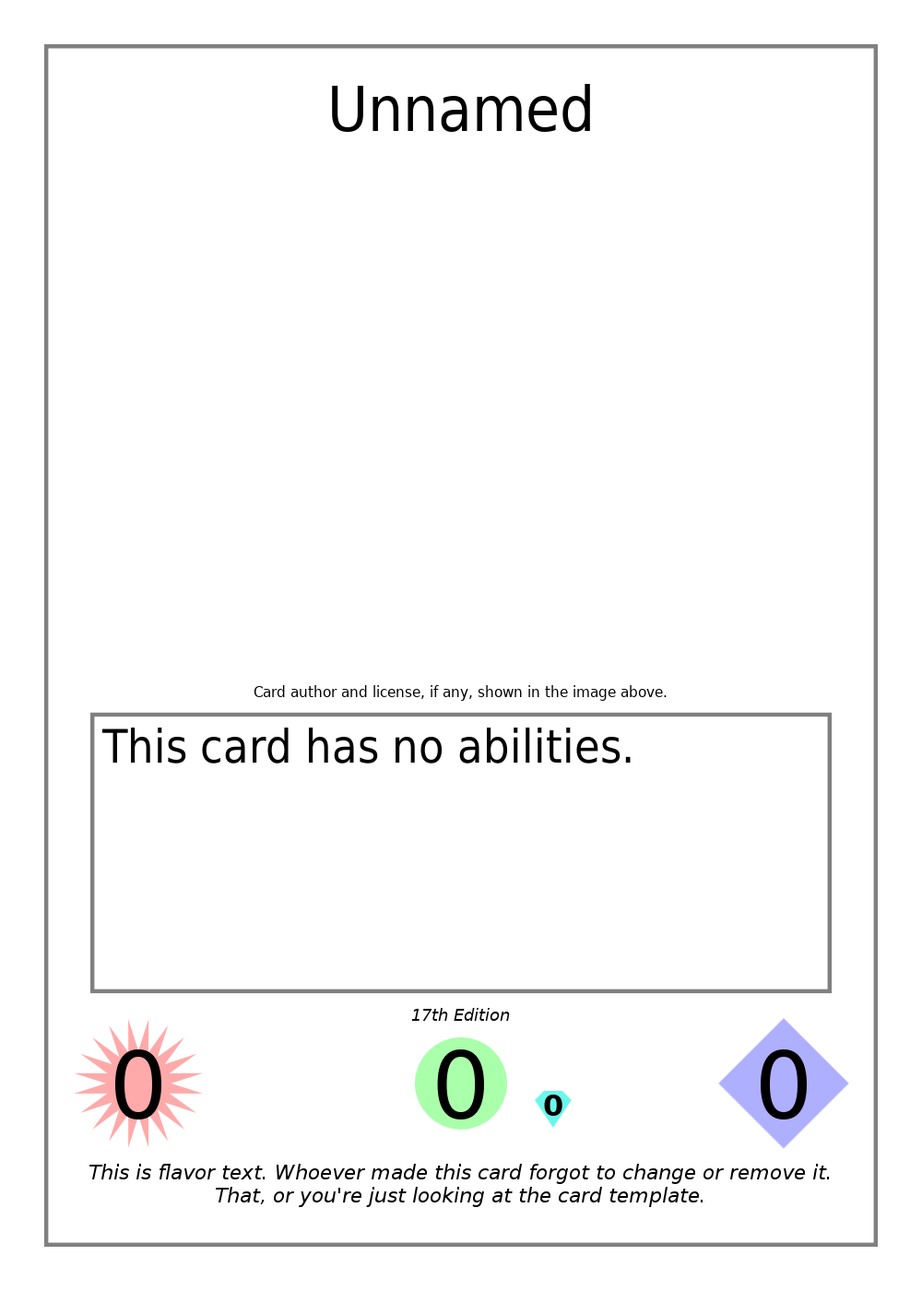
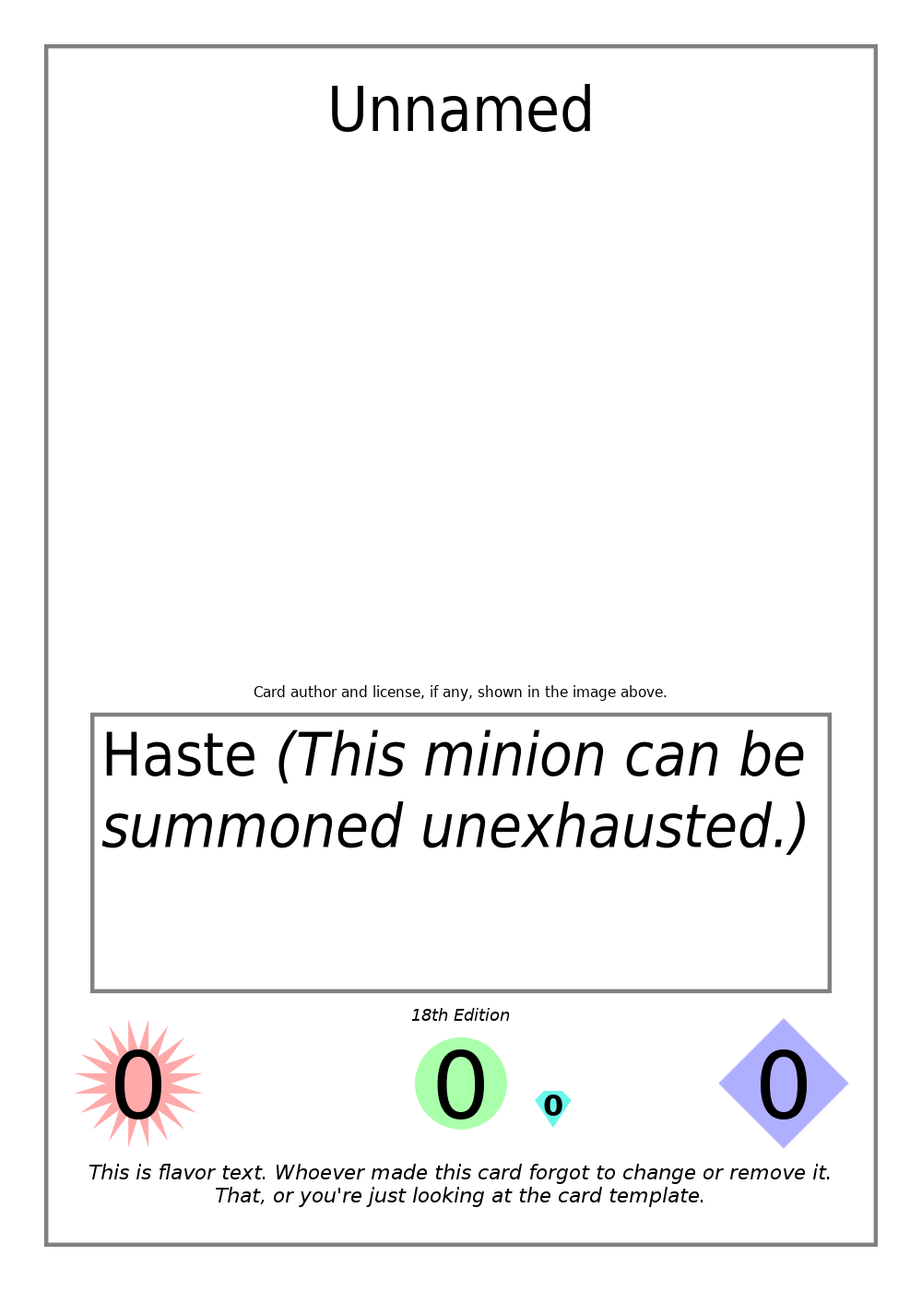
The second 922px x 1291px image is a revision of the first. Changes to its layers:
painted on "Ability Text" over (101, 727, 806, 857)
painted on "Edition Indicator" over (421, 1009, 433, 1022)
